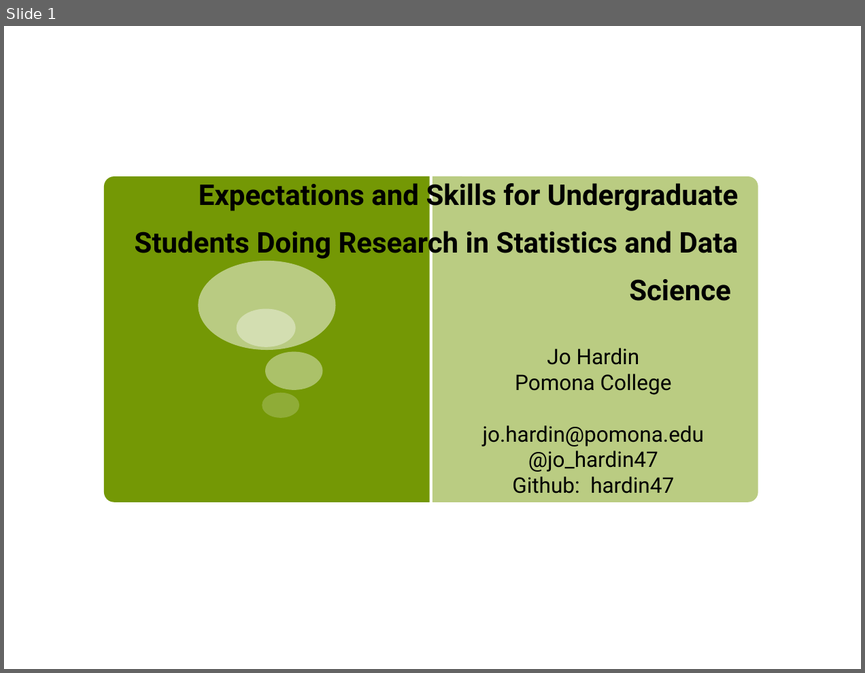
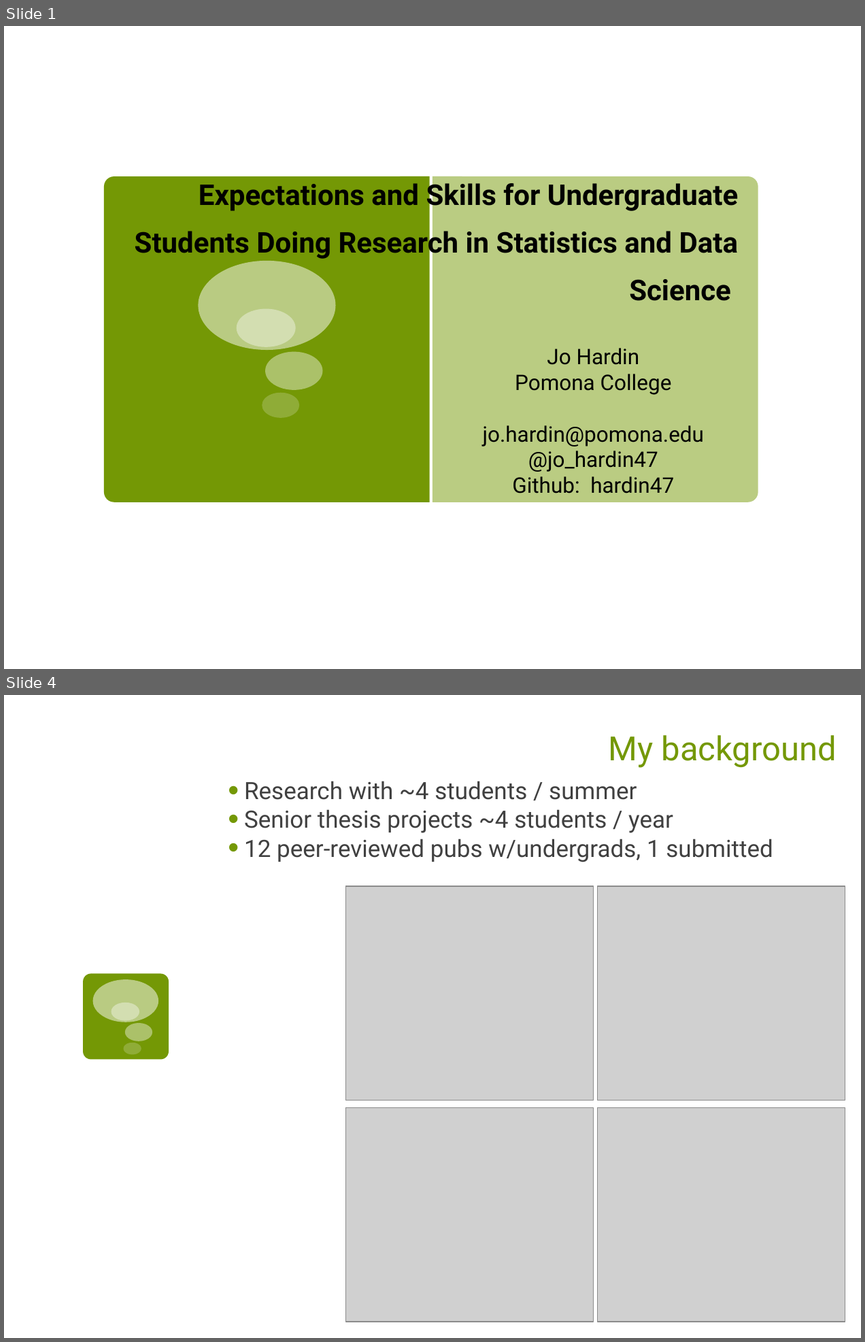
Before and after one commit to Amherst-Statistics/Modernizing-Undergrad-Stat-Curric, a slide deck: 03-hardin/skillsForResearch_JSM17_JoHardin.pptx. Shown one above the other, each under a label of ours: slide 1 before the commit, slides 1 and 4 after it; the slides between them are not shown. The pictures are 865x673 and 865x1342 pixels, drawn with LibreOffice and Linux fonts; fonts in the diff are those of the drawing; grey boxes stand for pictures. Boxes give left, top, right and bottom in pixels: in the first picture for what was removed or moved away, otherwise in the second. Text is boxed around its words. In the diff, an @@ line names an element or a change of style, - is before the commit and + after.

```diff
--- a/03-hardin/skillsForResearch_JSM17_JoHardin.pptx
+++ b/03-hardin/skillsForResearch_JSM17_JoHardin.pptx
@@ slide 4 added at bbox=[4, 695, 861, 1338], background #FFFFFF @@
@@ title added at bbox=[609, 735, 836, 768], 28 pt, text #749805 @@
+My background
@@ text added at bbox=[244, 781, 773, 862], 20 pt, text #404040 @@
+• Research with ~4 students / summer
+• Senior thesis projects ~4 students / year
+• 12 peer-reviewed pubs w/undergrads, 1 submitted
@@ picture added at bbox=[346, 886, 594, 1100] @@
@@ picture added at bbox=[597, 886, 844, 1100] @@
@@ group added at bbox=[83, 974, 169, 1059]: 4 ellipses, 1 rounded rectangle @@
@@ picture added at bbox=[346, 1107, 594, 1321] @@
@@ picture added at bbox=[597, 1107, 844, 1321] @@
```
Also in this commit, not shown: 3 slides changed, 4 other slides added, 2 slides removed.
